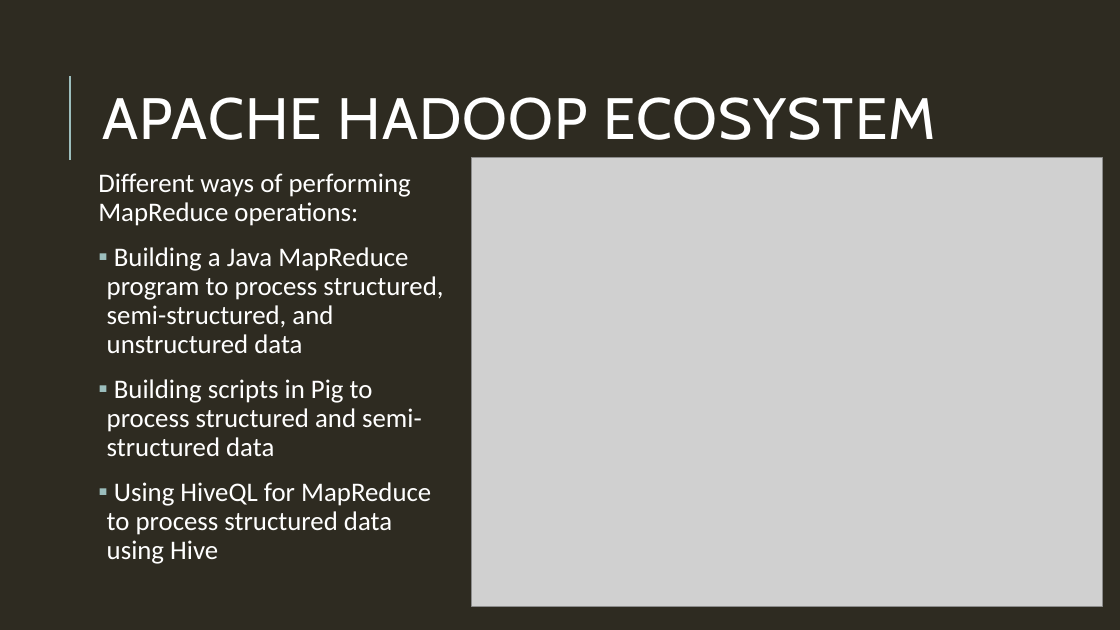
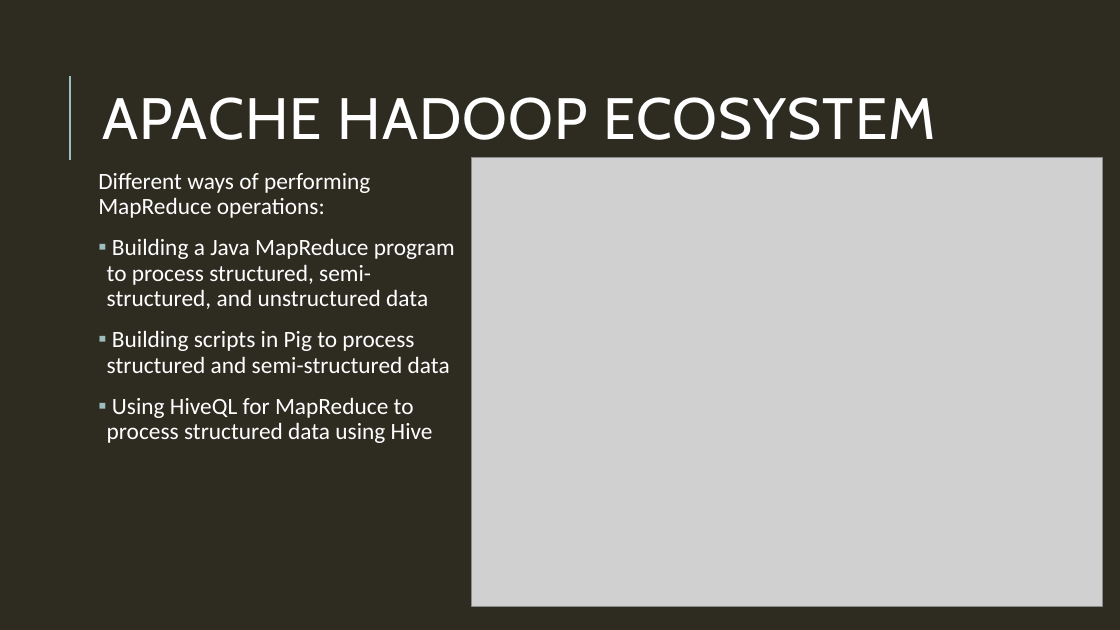
Before and after one commit to Tapadyuti1991/Hadoop-Ecosystem, a slide deck: slide 2 of Introduction to Hive.pptx. Drawn at 1120x630 pixels with LibreOffice and Linux fonts; fonts in the diff are those of the drawing; grey boxes stand for pictures. Boxes give left, top, right and bottom in pixels: in the first picture for what was removed or moved away, otherwise in the second. Text is boxed around its words. In the diff, an @@ line names an element or a change of style, - is before the commit and + after.

```diff
--- a/Introduction to Hive.pptx
+++ b/Introduction to Hive.pptx
@@ text "Different ways of performing MapReduce ..." at [98, 173, 455, 443]: size 23 to 20 pt @@
```
Also in this commit, not shown: 2 other slides changed, 8 slides added, 1 slide removed, 1 other file.
